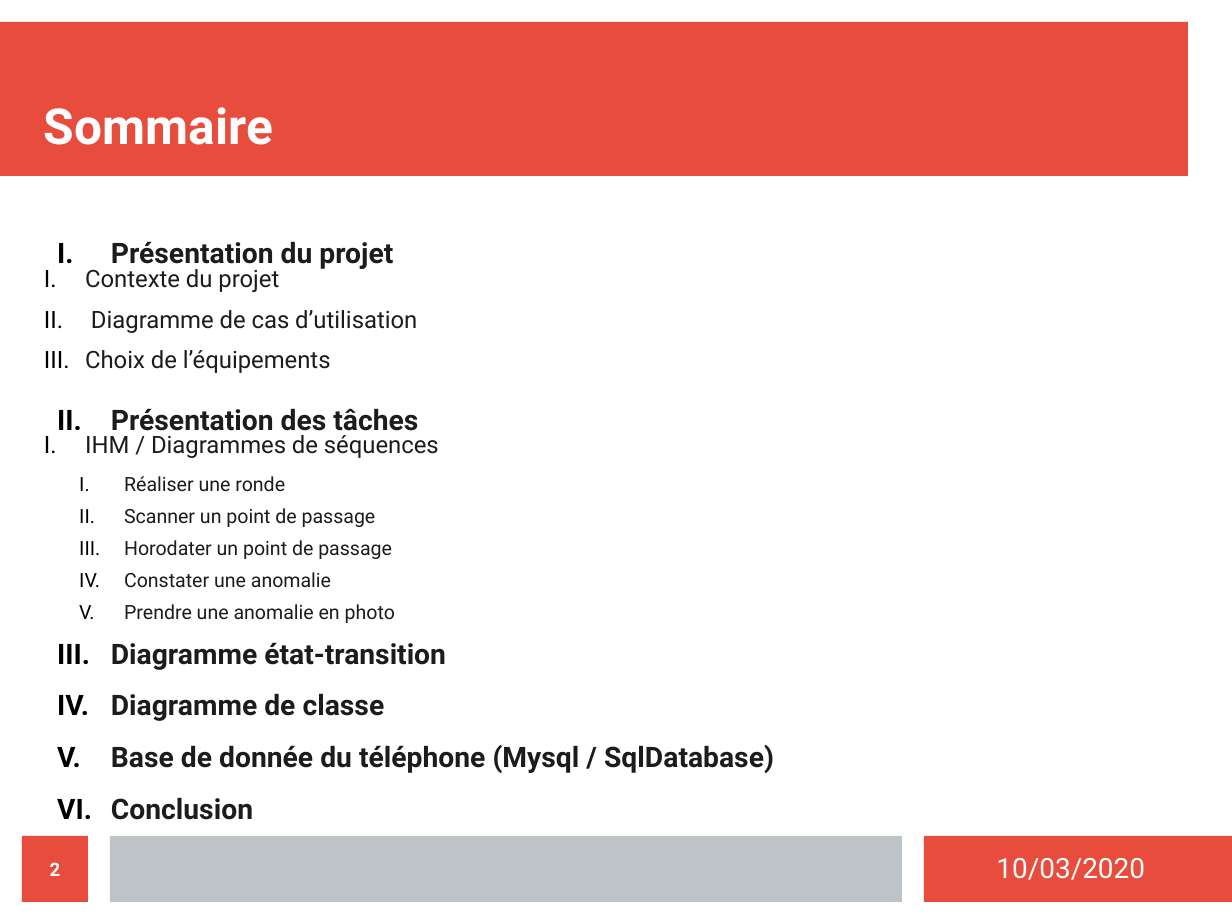
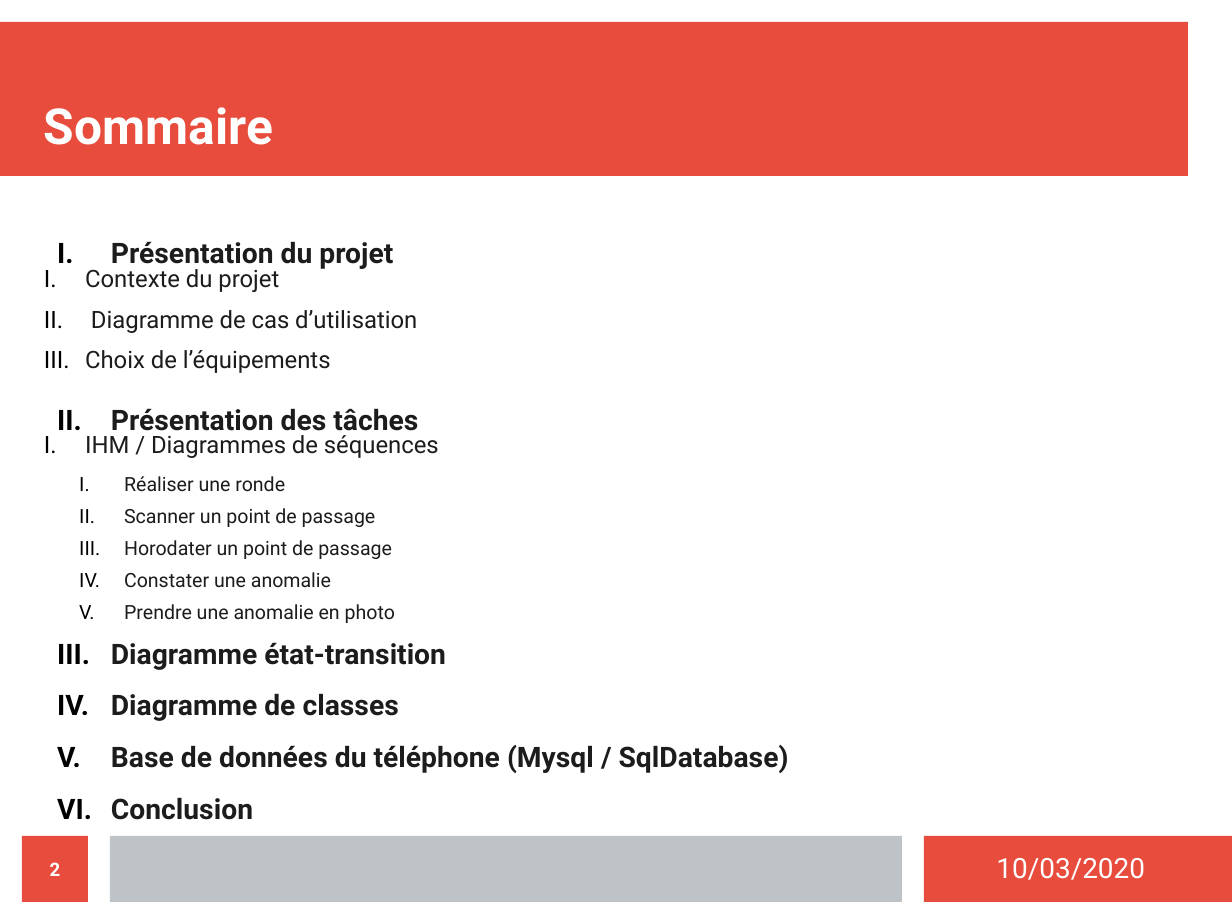
Before and after one commit to MezeretteBrice/Projet_Ronde, a slide deck: slide 2 of SOUTENANCE/Revue2/MezeretteBrice1.odp. Drawn at 1232x924 pixels with LibreOffice and Linux fonts; fonts in the diff are those of the drawing. Boxes give left, top, right and bottom in pixels: in the first picture for what was removed or moved away, otherwise in the second. Text is boxed around its words. In the diff, an @@ line names an element or a change of style, - is before the commit and + after.

```diff
--- a/SOUTENANCE/Revue2/MezeretteBrice1.odp
+++ b/SOUTENANCE/Revue2/MezeretteBrice1.odp
@@ text at (111,693,789,773): text changed @@
-IV. Diagramme de classe
-V. Base de donnée du téléphone (Mysql / SqlDatabase)
+IV. Diagramme de classes
+V. Base de données du téléphone (Mysql / SqlDatabase)
```
Also in this commit, not shown: 2 other files.
